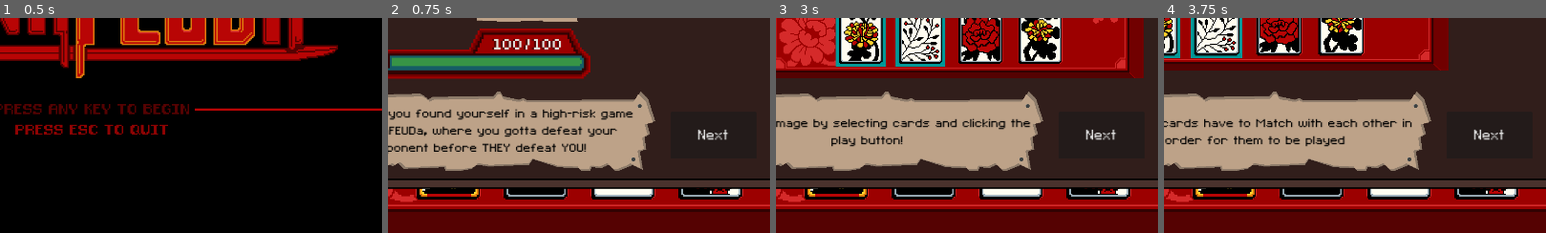
Above: before the commit, frames 1-4 (left to right).
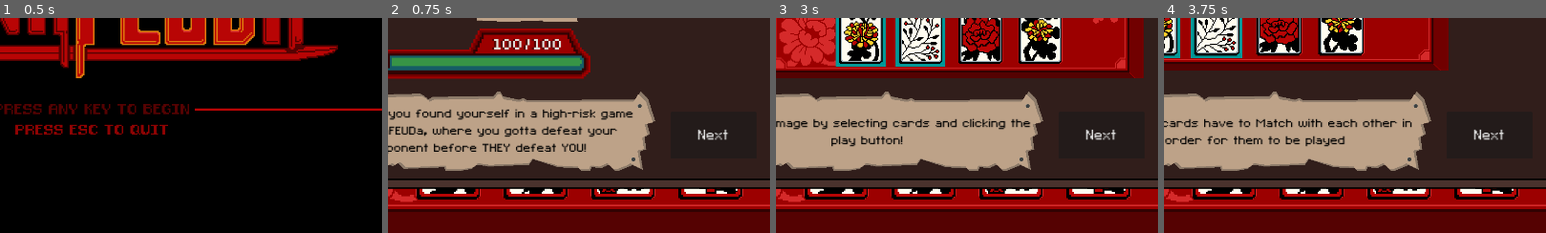
Above: after the commit, the same moments.

Repository: brokenintercom/ECS179-Hanafueda
Game: Godot game, scene res://scenes/scene_manager.tscn
Two runs of this game, one before a commit and one after it. Both use one fixed random seed, a clock stepped at 60 frames per second and the inputs below.
Inputs (mouse positions are % of the whole screen's width and height, from its top left):
- Up to frame 1 (0.5 s): no input
- Up to frame 2 (0.75 s): move the mouse to (72, 45) at 0.52 s; press the mouse at (72, 45) at 0.53 s
- Up to frame 3 (3 s): release the mouse at (72, 45) at 1.25 s; click (9, 39) at 1.25 s; click (5, 39) at 2 s; click "Next" at 2.75 s
- Up to frame 4 (3.75 s): click "Next" at 3.5 s
The pictures show only the part of the screen within x 38-88%, y 50-100%; the shares and areas given below are measured in that part.

Frame 1 is identical in both runs. In frame 2, 1.6% of the frame differs, in the area x 8-93%, y 79-84%; in frame 3, 1.6%; in frame 4, 1.6%.

Commit message:
fixed delays to be cleaner

Diff:
--- a/scenes/deck_view.tscn
+++ b/scenes/deck_view.tscn
@@ -1,6 +1,6 @@
 [gd_scene load_steps=53 format=3 uid="uid://n0c1tyobnane"]
 
-[ext_resource type="Script" path="res://scripts/deck_view.gd" id="1_fi3wj"]
+[ext_resource type="Script" path="res://scripts/card/deck_view.gd" id="1_fi3wj"]
 [ext_resource type="Texture2D" uid="uid://dpsit3iavgavg" path="res://assets/tutorial/Tutorial Square.png" id="1_r7ntb"]
 [ext_resource type="FontFile" uid="uid://jakixrafesro" path="res://assets/fonts/C&C Red Alert [INET].ttf" id="2_32scp"]
 [ext_resource type="Texture2D" uid="uid://b0nwd456jvv14" path="res://assets/card_sprites/jan-bright.png" id="3_1xaad"]
--- a/scripts/card/deck.gd
+++ b/scripts/card/deck.gd
@@ -3,40 +3,40 @@
 
 
 # TODO for testing synergies
-#func _init() -> void:
-	#for i in range(0, 40):
-		#_cards.append(CardSpec.new(CardSpec.Month.OCT, CardSpec.Type.NORMAL, CardSpec.Synergy.NONE, load("res://assets/card_sprites/" + "oct-normal-1" + ".png")))
-	#
-	#_cards.append(CardSpec.new(CardSpec.Month.JAN, CardSpec.Type.RIBBON, CardSpec.Synergy.POETRY_RIBBON, load("res://assets/card_sprites/" + "jan-tanzaku" + ".png")))
-	#_cards.append(CardSpec.new(CardSpec.Month.FEB, CardSpec.Type.RIBBON, CardSpec.Synergy.POETRY_RIBBON, load("res://assets/card_sprites/" + "feb-tanzaku" + ".png")))
-	#_cards.append(CardSpec.new(CardSpec.Month.MAR, CardSpec.Type.RIBBON, CardSpec.Synergy.POETRY_RIBBON, load("res://assets/card_sprites/" + "mar-tanzaku" + ".png")))
-	#
-	#_cards.append(CardSpec.new(CardSpec.Month.JUN, CardSpec.Type.RIBBON, CardSpec.Synergy.BLUE_RIBBON, load("res://assets/card_sprites/" + "jun-tanzaku" + ".png")))
-	#_cards.append(CardSpec.new(CardSpec.Month.SEP, CardSpec.Type.RIBBON, CardSpec.Synergy.BLUE_RIBBON, load("res://assets/card_sprites/" + "sep-tanzaku" + ".png")))
-	#_cards.append(CardSpec.new(CardSpec.Month.OCT, CardSpec.Type.RIBBON, CardSpec.Synergy.BLUE_RIBBON, load("res://assets/card_sprites/" + "oct-tanzaku" + ".png")))
-	#
-	#_cards.append(CardSpec.new(CardSpec.Month.JUN, CardSpec.Type.ANIMAL, CardSpec.Synergy.INO_SHIKA_CHO, load("res://assets/card_sprites/" + "jun-animal" + ".png")))
-	#_cards.append(CardSpec.new(CardSpec.Month.JUL, CardSpec.Type.ANIMAL, CardSpec.Synergy.INO_SHIKA_CHO, load("res://assets/card_sprites/" + "jul-animal" + ".png")))
-	#_cards.append(CardSpec.new(CardSpec.Month.OCT, CardSpec.Type.ANIMAL, CardSpec.Synergy.INO_SHIKA_CHO, load("res://assets/card_sprites/" + "oct-animal" + ".png")))
+func _init() -> void:
+	for i in range(0, 40):
+		_cards.append(CardSpec.new(CardSpec.Month.OCT, CardSpec.Type.NORMAL, CardSpec.Synergy.NONE, load("res://assets/card_sprites/" + "oct-normal-1" + ".png"), 4))
+
+	_cards.append(CardSpec.new(CardSpec.Month.JAN, CardSpec.Type.RIBBON, CardSpec.Synergy.POETRY_RIBBON, load("res://assets/card_sprites/" + "jan-tanzaku" + ".png"), 2))
+	_cards.append(CardSpec.new(CardSpec.Month.FEB, CardSpec.Type.RIBBON, CardSpec.Synergy.POETRY_RIBBON, load("res://assets/card_sprites/" + "feb-tanzaku" + ".png"), 2))
+	_cards.append(CardSpec.new(CardSpec.Month.MAR, CardSpec.Type.RIBBON, CardSpec.Synergy.POETRY_RIBBON, load("res://assets/card_sprites/" + "mar-tanzaku" + ".png"), 2))
+
+	_cards.append(CardSpec.new(CardSpec.Month.JUN, CardSpec.Type.RIBBON, CardSpec.Synergy.BLUE_RIBBON, load("res://assets/card_sprites/" + "jun-tanzaku" + ".png"), 2))
+	_cards.append(CardSpec.new(CardSpec.Month.SEP, CardSpec.Type.RIBBON, CardSpec.Synergy.BLUE_RIBBON, load("res://assets/card_sprites/" + "sep-tanzaku" + ".png"), 2))
+	_cards.append(CardSpec.new(CardSpec.Month.OCT, CardSpec.Type.RIBBON, CardSpec.Synergy.BLUE_RIBBON, load("res://assets/card_sprites/" + "oct-tanzaku" + ".png"), 2))
+
+	_cards.append(CardSpec.new(CardSpec.Month.JUN, CardSpec.Type.ANIMAL, CardSpec.Synergy.INO_SHIKA_CHO, load("res://assets/card_sprites/" + "jun-animal" + ".png"), 1))
+	_cards.append(CardSpec.new(CardSpec.Month.JUL, CardSpec.Type.ANIMAL, CardSpec.Synergy.INO_SHIKA_CHO, load("res://assets/card_sprites/" + "jul-animal" + ".png"), 1))
+	_cards.append(CardSpec.new(CardSpec.Month.OCT, CardSpec.Type.ANIMAL, CardSpec.Synergy.INO_SHIKA_CHO, load("res://assets/card_sprites/" + "oct-animal" + ".png"), 1))
 
 
-func _init() -> void:
-	# Access the CSV file containing the cards in the deck
-	var deck_file = FileAccess.open("res://resources/data/deck.csv", FileAccess.READ)
-
-	# Go through each row in the file and create a CardSpec object from it
-	while !deck_file.eof_reached():
-		for i in range(1, 5):
-			var curr_specs := Array(deck_file.get_csv_line())
-			var month:CardSpec.Month = int(curr_specs[0]) as CardSpec.Month
-			var type:CardSpec.Type = int(curr_specs[1]) as CardSpec.Type
-			var synergy:CardSpec.Synergy = int(curr_specs[2]) as CardSpec.Synergy
-			var texture:Texture2D = load("res://assets/card_sprites/" + curr_specs[3] + ".png")
-
-			var curr_card_spec:CardSpec = CardSpec.new(month, type, synergy, texture, i)
-			_cards.append(curr_card_spec)
-
-	deck_file.close()
+#func _init() -> void:
+	## Access the CSV file containing the cards in the deck
+	#var deck_file = FileAccess.open("res://resources/data/deck.csv", FileAccess.READ)
+	#
+	## Go through each row in the file and create a CardSpec object from it
+	#while !deck_file.eof_reached():
+		#for i in range(1, 5):
+			#var curr_specs := Array(deck_file.get_csv_line())
+			#var month:CardSpec.Month = int(curr_specs[0]) as CardSpec.Month
+			#var type:CardSpec.Type = int(curr_specs[1]) as CardSpec.Type
+			#var synergy:CardSpec.Synergy = int(curr_specs[2]) as CardSpec.Synergy
+			#var texture:Texture2D = load("res://assets/card_sprites/" + curr_specs[3] + ".png")
+			#
+			#var curr_card_spec:CardSpec = CardSpec.new(month, type, synergy, texture, i)
+			#_cards.append(curr_card_spec)
+	#
+	#deck_file.close()
 
 
 func shuffle() -> void:
@@ -49,7 +49,6 @@
 
 func draw_card() -> CardSpec:
 	if is_empty():
-		print("returning empty spec...")
 		return CardSpecFactory.empty_card_spec
 
 	return _cards.pop_back()
--- a/scripts/card/hand.gd
+++ b/scripts/card/hand.gd
@@ -27,6 +27,7 @@
 	# TODO print("--------UPDATING MATCHES--------")
 	# TODO print("Category match: ", Match.keys()[category_match])
 
+	# TODO if possible, combine the code here...so that you don't have to do the if statement again
 	# calc preview dmg and edit helathbar
 	var atk_mult = 1.0
 	if player.ino_shika_cho_active:
--- a/scripts/characters/enemy.gd
+++ b/scripts/characters/enemy.gd
@@ -6,18 +6,21 @@
 
 func _ready() -> void:
 	signals.enemy_hit.connect(_on_enemy_hit)
-
 	health_bar.init_health(max_health)
 
 	super()
 
 
 func actions():
+	print("Enemy actions: waiting 1.0 sec before starting...")
+	await get_tree().create_timer(1.0).timeout
 	var dmg_taken := max_health - curr_health
 	var random_factor := randf_range(0.1, 0.3)
 	var damage:int = max(3, int(dmg_taken * random_factor))
 
 	signals.player_hit.emit(damage * atk_multiplier)
+	print("Enemy just emitted player_hit, now waiting 1.0 sec")
+	await get_tree().create_timer(1.0).timeout
 
 	# TODO Chris: enemy needs to randomly decide whether to do an effect or not
 	# TODO if yes, then pick between debuffing attack, damage it takes next turn, shrink hand, etc.
@@ -32,10 +35,6 @@
 
 func _on_enemy_hit(dmg:int) -> void:
 	# Internally update health
-	print("Enemy health before: ", curr_health)
 	curr_health = clampi(curr_health - dmg, 0, max_health)
-	print("Enemy health after: ", curr_health)
-
-	health_bar.update_health(curr_health)
-
-	await get_tree().create_timer(0.7).timeout
+	print("about to await enemy health update")
+	await health_bar.update_health(curr_health)
--- a/scripts/characters/player.gd
+++ b/scripts/characters/player.gd
@@ -44,7 +44,6 @@
 
 func draw_cards(num_draw:int):
 	num_draw = clampi(num_draw, 0, hand.max_hand_size - hand.num_cards)
-	print("Attempting to draw %d cards..." % num_draw)
 
 	var card_nodes := hand.get_node("GridContainer").get_children()
 
@@ -70,8 +69,8 @@
 	_disable_player()
 
 	# Actually use the selected cards to perform the attack on the enemy
-	_attack()
-	await _finish_turn()
+	await _attack()
+	_finish_turn()
 
 
 func reset() -> void:
@@ -102,7 +101,6 @@
 
 
 func _disable_player() -> void:
-	print("disabling player...")
 	var card_nodes := hand.get_node("GridContainer").get_children()
 
 	# Make sure all enabled cards (cards the user could've selected, but didn't) become disabled
@@ -141,15 +139,15 @@
 
 
 func _attack() -> void:
-	print("Player attacking...")
 	if ino_shika_cho_active:
-		print("Applying ino_shika_cho synergy from previous turn...")
 		atk_buff_eff.apply(self, 2.0)
 		ino_shika_cho_active = false
 
 	var dmg = DamageEngine.calc_dmg(selected_cards, hand.category_match, atk_multiplier)
 
 	signals.enemy_hit.emit(dmg)
+	print("player just emitted atk signal, now waiting 1.0 timeout...")
+	await get_tree().create_timer(1.0).timeout
 
 
 func _apply_synergy() -> void:
@@ -160,8 +158,6 @@
 	if num_selected != CardSpec.MAX_SYNERGY_CARDS or synergy_to_match == CardSpec.Synergy.NONE:
 		synergy_label.text = "None"
 		return
-
-	print("synergy_to_match: ", CardSpec.Synergy.keys()[synergy_to_match])
 
 	for i in range(1, num_selected):
 		# TODO there's no matches_syergy for CardSpec, only for Card
@@ -169,12 +165,8 @@
 			synergy_label.text = "None"
 			return
 
-	print("check synergy_to_match timer 0.5")
-	await get_tree().create_timer(0.5).timeout
-
 	var text = ""
 
-	# TODO Yujin update for scenario where 2 effects at same time
 	match synergy_to_match:
 		CardSpec.Synergy.BLUE_RIBBON:
 			text = "Block enemy atk"
@@ -187,12 +179,10 @@
 			ino_shika_cho_active = true
 
 	synergy_label.update_text(text)
-	print("synergy additional timer 1.2")
-	await get_tree().create_timer(1.2).timeout
 
 
 func _finish_turn() -> void:
-	await _apply_synergy()  # Synergies are applied right before the end of the turn
+	_apply_synergy()  # Synergies are applied right before the end of the turn
 
 	var card_nodes := hand.get_node("GridContainer").get_children()
 
@@ -220,13 +210,8 @@
 		return
 
 	# Internally update health
-	print("Before player hit: ", curr_health)
-
 	curr_health = clampi(curr_health - dmg, 0, max_health)
-
-	health_bar.update_health(curr_health)
-
-	print("After player hit: ", curr_health)
+	print("about to await player health update")
 
 	await health_bar.update_health(curr_health)
 
@@ -234,7 +219,5 @@
 func _on_player_recover_hp(amount:float) -> void:
 	if 0.0 < amount and amount < 1.0:
 		# Increase by integer amount, not float
-		print("Before player heal: ", curr_health)
 		curr_health = clampi(int(curr_health * (1.0 + amount)), curr_health, max_health)
 		await health_bar.update_health(curr_health)
-		print("After player heal: ", curr_health)
--- a/scripts/damage_engine.gd
+++ b/scripts/damage_engine.gd
@@ -17,11 +17,11 @@
 	var bonus_dmg := 0
 
 	# TODO delete print statements
-	print("--------DAMAGE ENGINE--------")
+	#print("--------DAMAGE ENGINE--------")
 
 	# Matching by month -- you can also get an effect multiplier
 	if category == Hand.Match.MONTH:
-		print("Calculating by month...")
+		#print("Calculating by month...")
 
 		# Additional bonus if you have all 4
 		if num_selected == CardSpec.MAX_MONTH_CARDS:
@@ -35,16 +35,16 @@
 	else:
 		# Matching by type instead. Also includes Hand.Match.BOTH, where you prioritize matching by type
 		# All the same type, so they all add the same amount of dmg, so you can get flat bonus dmg increase
-		print("Calculating by type...")
+		#print("Calculating by type...")
 		base_dmg = type_dmg_grid[selected_cards[0].type] * num_selected
 
 		bonus_dmg = _calc_type_bonus_dmg(type_dmg_grid[selected_cards[0].type], num_selected)
 
-	print("Base damage: ", base_dmg)
-	print("Month multiplier: ", month_multiplier)
-	print("Attack multiplier: ", atk_multiplier)
-	print("Bonus damage: ", bonus_dmg)
-	print("Result: ", (base_dmg * month_multiplier * atk_multiplier) + bonus_dmg)
+	#print("Base damage: ", base_dmg)
+	#print("Month multiplier: ", month_multiplier)
+	#print("Attack multiplier: ", atk_multiplier)
+	#print("Bonus damage: ", bonus_dmg)
+	#print("Result: ", (base_dmg * month_multiplier * atk_multiplier) + bonus_dmg)
 
 	return (base_dmg * month_multiplier * atk_multiplier) + bonus_dmg
 
--- a/scripts/effects/block_effect.gd
+++ b/scripts/effects/block_effect.gd
@@ -3,5 +3,4 @@
 
 
 func apply(target:Character, amount:float) -> void:
-	print("Nullifying...")
-	target.atk_multiplier = 0.0
+	target.atk_multiplier = amount
--- a/scripts/health_bar.gd
+++ b/scripts/health_bar.gd
@@ -25,21 +25,18 @@
 	# reset from preview health dmg
 	health = cur_health
 	value = health
-	var prev_health = health
+	var prev_health := health
 
 	health = clampi(new_health, 0, max_value)
 	cur_health = health # update cur health so that it matches health
 	value = health
 	_format_health(health)
 
-	await get_tree().create_timer(0.3).timeout
-
 	if health < prev_health:
 		timer.start()
 	else:
 		dmg_bar.value = health
 
-	await get_tree().create_timer(1.5).timeout
 
 func preview_health(dmg:int):
 	value = cur_health # make sure preview starts w cur health
@@ -50,6 +47,7 @@
 
 
 func _on_timer_timeout() -> void:
+	print("timeout: updating health bar...")
 	dmg_bar.value = health
 
 
@@ -57,4 +55,3 @@
 	var health_number_format = "%s/%s"
 	var health_number_string = health_number_format % [str(health), str(max_value)]
 	health_number.text = health_number_string
-	print("character's health number:", health_number_string)
--- a/scripts/help/help_manager.gd
+++ b/scripts/help/help_manager.gd
@@ -25,7 +25,6 @@
 			display.visible = false
 
 func _show_guide() -> void:
-	print("clicked guide")
 	if self.visible == false:
 		self.visible = true
 	else:
--- a/scripts/screens/battle_screen.gd
+++ b/scripts/screens/battle_screen.gd
@@ -23,7 +23,7 @@
 	enemy.health_bar.visible = true
 
 	# Shuffle the player's deck at the beginning of every battle
-	player.deck.shuffle()
+	#player.deck.shuffle()
 	_player_phase()
 
 
@@ -37,7 +37,6 @@
 
 func _player_phase() -> void:
 	if _lose_condition():
-		print("player lost")
 		player.did_win = false
 		_show_results()
 	elif not _drew_cards:
@@ -68,14 +67,12 @@
 
 
 func _reset_battle() -> void:
-	print("Resetting...")
 	player.reset()
 	enemy.reset()
 	deck_view.reset()
 
 
 func _on_help_button_pressed() -> void:
-	print("Showing guide...")
 	signals.show_guide.emit()
 
 
@@ -85,27 +82,19 @@
 
 
 func _on_title_screen_button_pressed() -> void:
-	print("Switching to title screen...")
 	_reset_battle()
 	signals.switch_scene.emit("title_screen")
 
 
 func _on_switch_battle_phase() -> void:
-	print("switching phases timeout 0.5")
-	# Delay before switching
-	await get_tree().create_timer(0.5).timeout
-
 	# Player turn just ended
 	if _curr_phase == PhaseType.PLAYER: # swtich to ENEMY turn
 		_curr_phase = PhaseType.ENEMY
-		#_play_btn.disabled = true
-		print("Enemy turn...")
 		_play_btn.disabled = true
 		_enemy_phase()
 	else:  # Enemy turn just ended, so switch to PLAYER turn
 		_curr_phase = PhaseType.PLAYER
 		_drew_cards = false
-		print("Player turn...")
 		_play_btn.disabled = false
 		_player_phase()
 
--- a/scripts/screens/results_screen.gd
+++ b/scripts/screens/results_screen.gd
@@ -19,10 +19,8 @@
 
 
 func _on_back_button_pressed() -> void:
-	print("Switching to title screen...")
 	signals.switch_scene.emit("title_screen")
 
 
 func _on_quit_button_pressed() -> void:
-	print("quitting...")
 	get_tree().quit()
--- a/scripts/screens/scene_manager.gd
+++ b/scripts/screens/scene_manager.gd
@@ -14,11 +14,6 @@
 	signals.switch_scene.connect(_on_switch_scene)
 
 
-# Called every frame. 'delta' is the elapsed time since the previous frame.
-func _process(_delta: float) -> void:
-	pass
-
-
 func _on_switch_scene(next_scene_name:String) -> void:
 	if current_scene is BattleScreen:
 		player.hand.visible = false
--- a/scripts/screens/title_screen.gd
+++ b/scripts/screens/title_screen.gd
@@ -7,5 +7,4 @@
 		get_tree().quit()
 
 	if event.is_pressed():
-		print("Switching to battle screen...")
 		signals.switch_scene.emit("battle_screen")
Renamed: scripts/deck_view.gd -> scripts/card/deck_view.gd
